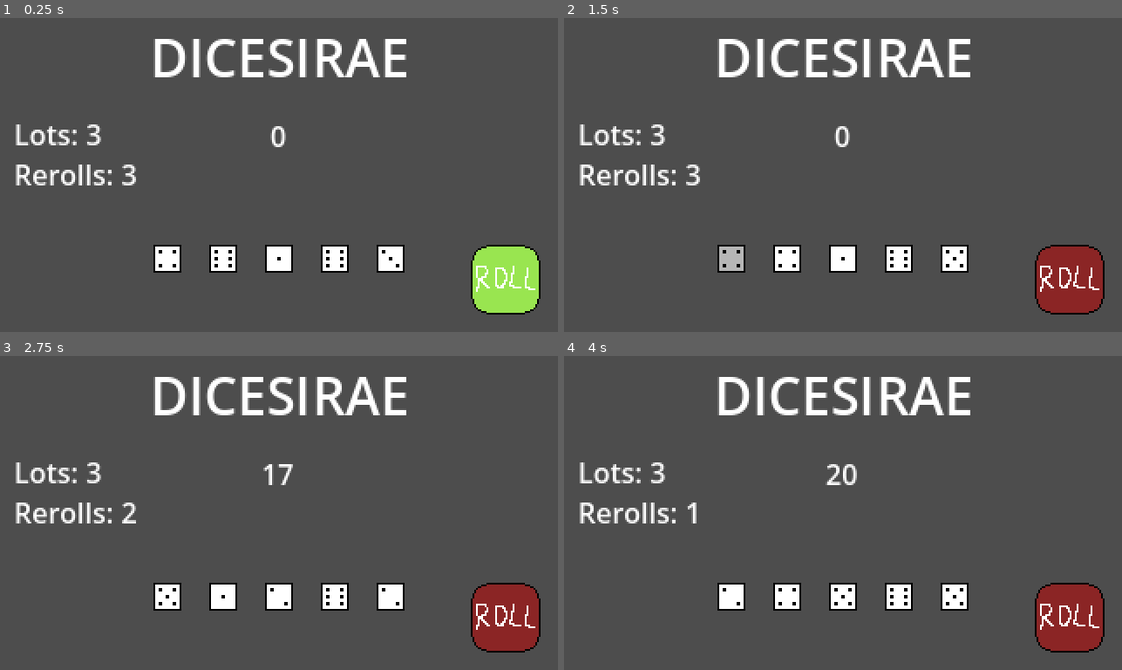
Above: before the commit, frames 1-4 (two rows, left to right).
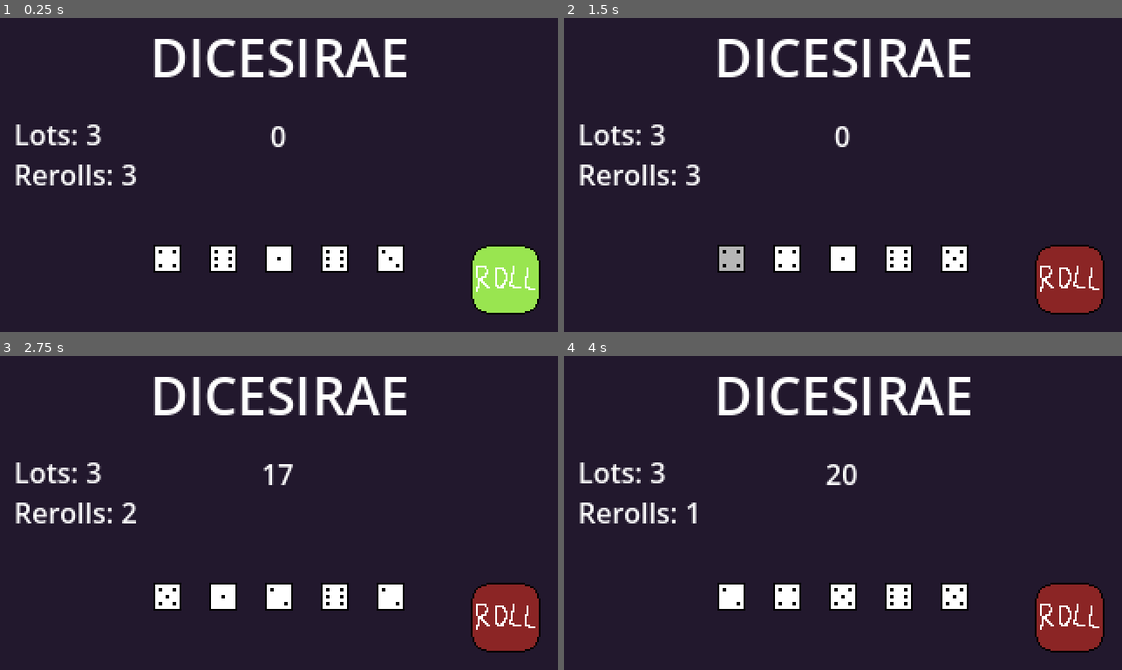
Above: after the commit, the same moments.

Repository: xander6424/DICESIRAE
Game: Godot game, scene res://scenes/main.tscn
The game is run twice, just before and just after one commit, with the same random seed, the same clock (stepped at 60 frames per second) and the same inputs.
Inputs (mouse positions are in pixels of both pictures, inside the frame that each line leads up to):
- Up to frame 1 (0.25 s): no input
- Up to frame 2 (1.5 s): click (1071, 278) at 0.5 s; click (731, 259) at 1.27 s
- Up to frame 3 (2.75 s): click (507, 616) at 2 s
- Up to frame 4 (4 s): tap Enter at 2.75 s; click (1071, 616) at 3.5 s

The runs differ from the first frame. In frame 1, 92% of the frame differs, in the area x 0-100%, y 0-100%; in frame 2, 92%; in frame 3, 92%; in frame 4, 92%.

Commit message:
Basic Scorecard
Created a basic scorecard with 5 categories and score labels for each.

Diff:
--- a/scenes/main.tscn
+++ b/scenes/main.tscn
@@ -17,6 +17,11 @@
 
 [node name="Game" type="Node2D" unique_id=1296620639]
 script = ExtResource("1_0xm2m")
+
+[node name="Background" type="ColorRect" parent="." unique_id=696497787]
+offset_right = 320.0
+offset_bottom = 180.0
+color = Color(0.13258654, 0.09360496, 0.17509753, 1)
 
 [node name="Title" type="Label" parent="." unique_id=837264721]
 offset_left = 48.0
--- a/scenes/scorecard.tscn
+++ b/scenes/scorecard.tscn
@@ -1,6 +1,14 @@
 [gd_scene format=3 uid="uid://dxbwxwmifxg8x"]
 
-[node name="Control" type="Control" unique_id=1927596429]
+[sub_resource type="StyleBoxFlat" id="StyleBoxFlat_3ufj2"]
+bg_color = Color(0.8672607, 0.8672607, 0.86726046, 1)
+border_width_left = 2
+border_width_top = 2
+border_width_right = 2
+border_width_bottom = 2
+border_color = Color(0, 0, 0, 1)
+
+[node name="Scorecard" type="Control" unique_id=1927596429]
 layout_mode = 3
 anchors_preset = 15
 anchor_right = 1.0
@@ -9,6 +17,102 @@
 grow_vertical = 2
 
 [node name="PanelContainer" type="PanelContainer" parent="." unique_id=1914653162]
-layout_mode = 0
-offset_right = 40.0
-offset_bottom = 40.0
+layout_mode = 1
+anchors_preset = -1
+anchor_top = 0.05
+anchor_right = 0.4
+anchor_bottom = 0.794
+offset_top = 7.0
+offset_bottom = -6.919998
+grow_vertical = 2
+theme_override_styles/panel = SubResource("StyleBoxFlat_3ufj2")
+
+[node name="MarginContainer" type="MarginContainer" parent="PanelContainer" unique_id=110921294]
+layout_mode = 2
+theme_override_constants/margin_left = 5
+theme_override_constants/margin_top = 2
+theme_override_constants/margin_right = 5
+theme_override_constants/margin_bottom = 2
+
+[node name="VCategoryContainer" type="VBoxContainer" parent="PanelContainer/MarginContainer" unique_id=1523358228]
+layout_mode = 2
+
+[node name="HCategoryContainer" type="HBoxContainer" parent="PanelContainer/MarginContainer/VCategoryContainer" unique_id=375467602]
+layout_mode = 2
+
+[node name="Label" type="Label" parent="PanelContainer/MarginContainer/VCategoryContainer/HCategoryContainer" unique_id=1286817898]
+layout_mode = 2
+size_flags_horizontal = 0
+theme_override_font_sizes/font_size = 15
+text = "Aces:"
+
+[node name="Score" type="Label" parent="PanelContainer/MarginContainer/VCategoryContainer/HCategoryContainer" unique_id=1417191481]
+layout_mode = 2
+size_flags_horizontal = 10
+theme_override_font_sizes/font_size = 15
+text = "0"
+horizontal_alignment = 2
+
+[node name="HCategoryContainer2" type="HBoxContainer" parent="PanelContainer/MarginContainer/VCategoryContainer" unique_id=1051480724]
+layout_mode = 2
+
+[node name="Label" type="Label" parent="PanelContainer/MarginContainer/VCategoryContainer/HCategoryContainer2" unique_id=1725738941]
+layout_mode = 2
+size_flags_horizontal = 0
+theme_override_font_sizes/font_size = 15
+text = "Twos:"
+
+[node name="Score" type="Label" parent="PanelContainer/MarginContainer/VCategoryContainer/HCategoryContainer2" unique_id=2104456316]
+layout_mode = 2
+size_flags_horizontal = 10
+theme_override_font_sizes/font_size = 15
+text = "0"
+horizontal_alignment = 2
+
+[node name="HCategoryContainer3" type="HBoxContainer" parent="PanelContainer/MarginContainer/VCategoryContainer" unique_id=1371584541]
+layout_mode = 2
+
+[node name="Label" type="Label" parent="PanelContainer/MarginContainer/VCategoryContainer/HCategoryContainer3" unique_id=90150924]
+layout_mode = 2
+size_flags_horizontal = 0
+theme_override_font_sizes/font_size = 15
+text = "Threes:"
+
+[node name="Score" type="Label" parent="PanelContainer/MarginContainer/VCategoryContainer/HCategoryContainer3" unique_id=649307882]
+layout_mode = 2
+size_flags_horizontal = 10
+theme_override_font_sizes/font_size = 15
+text = "0"
+horizontal_alignment = 2
+
+[node name="HCategoryContainer4" type="HBoxContainer" parent="PanelContainer/MarginContainer/VCategoryContainer" unique_id=1342339284]
+layout_mode = 2
+
+[node name="Label" type="Label" parent="PanelContainer/MarginContainer/VCategoryContainer/HCategoryContainer4" unique_id=1369870935]
+layout_mode = 2
+size_flags_horizontal = 0
+theme_override_font_sizes/font_size = 13
+text = "Two Pair:"
+
+[node name="Score" type="Label" parent="PanelContainer/MarginContainer/VCategoryContainer/HCategoryContainer4" unique_id=1589129638]
+layout_mode = 2
+size_flags_horizontal = 10
+theme_override_font_sizes/font_size = 15
+text = "0"
+horizontal_alignment = 2
+
+[node name="HCategoryContainer5" type="HBoxContainer" parent="PanelContainer/MarginContainer/VCategoryContainer" unique_id=1763710265]
+layout_mode = 2
+
+[node name="Label" type="Label" parent="PanelContainer/MarginContainer/VCategoryContainer/HCategoryContainer5" unique_id=1315914761]
+layout_mode = 2
+size_flags_horizontal = 0
+theme_override_font_sizes/font_size = 8
+text = "Three of a Kind:"
+
+[node name="Score" type="Label" parent="PanelContainer/MarginContainer/VCategoryContainer/HCategoryContainer5" unique_id=814175496]
+layout_mode = 2
+size_flags_horizontal = 10
+theme_override_font_sizes/font_size = 15
+text = "0"
+horizontal_alignment = 2
